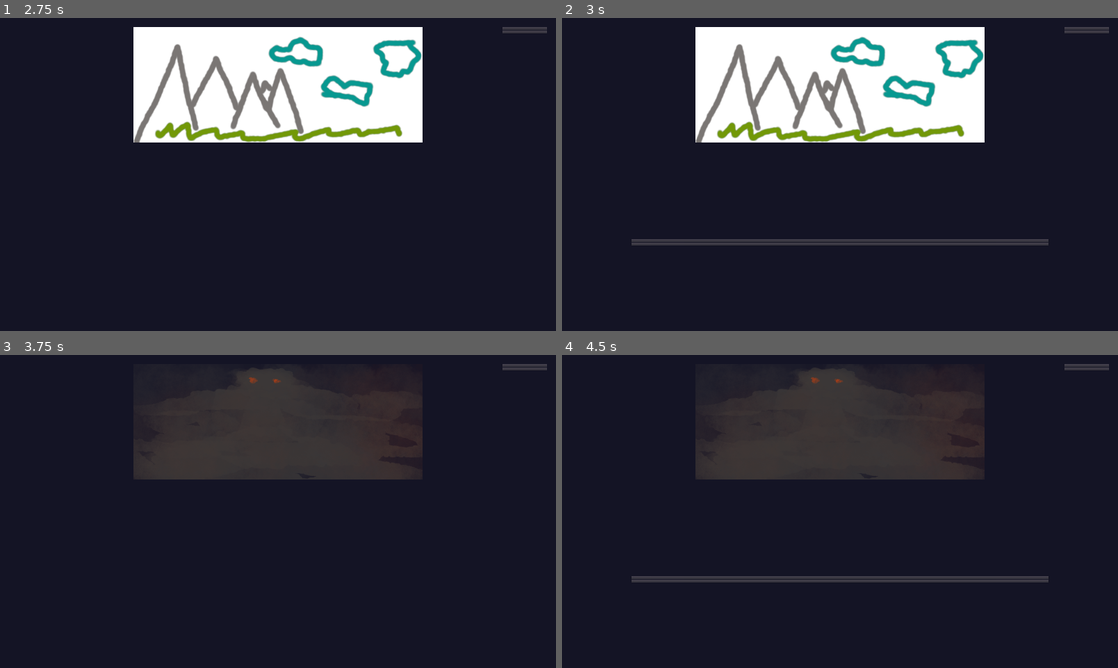
Above: before the commit, frames 1-4 (two rows, left to right).
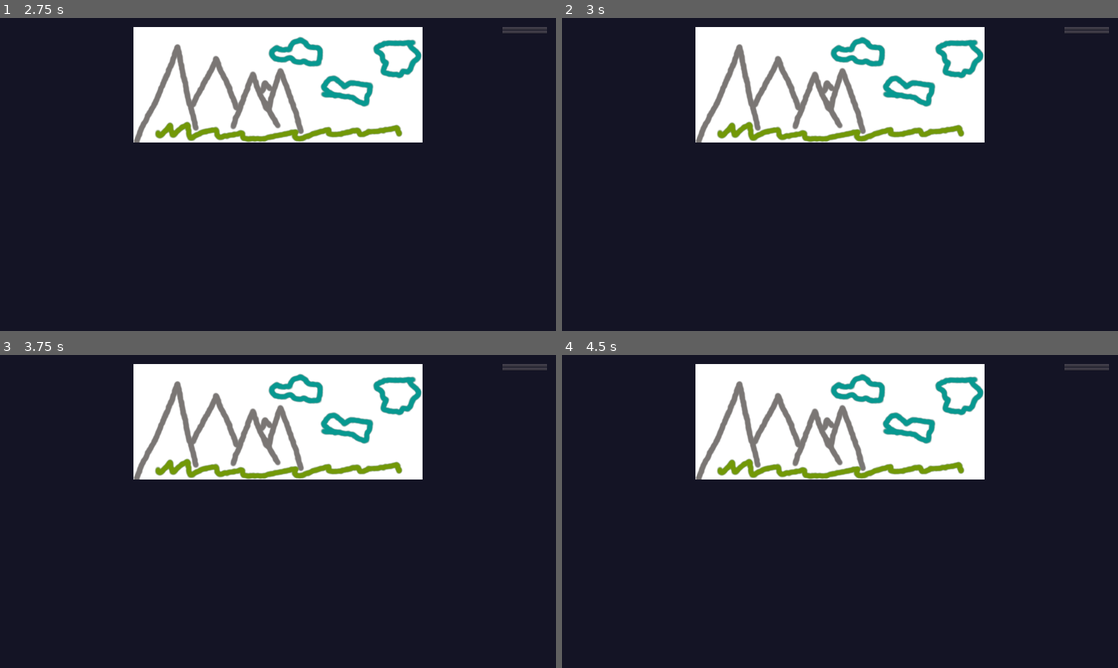
Above: after the commit, the same moments.

Repository: game-jam-team-gut/the-scholar
Game: Godot game, scene res://MainMenu.tscn
Two runs of this game, one before a commit and one after it. Both use one fixed random seed, a clock stepped at 60 frames per second and the inputs below.
Inputs (mouse positions are in pixels of both pictures, inside the frame that each line leads up to):
- Up to frame 1 (2.75 s): click "Play" at 0.5 s; click "MainMenu" at 1.25 s; click "Play" at 2 s
- Up to frame 2 (3 s): tap Enter (ui_accept) at 2.75 s
- Up to frame 3 (3.75 s): tap Enter (ui_accept) at 3.02 s; click (278, 577) at 3.5 s, where only the run before the commit has a clickable "I can try to reason with them."
- Up to frame 4 (4.5 s): tap Enter (ui_accept) at 4.25 s

Frame 1 is identical in both runs. In frame 2, 1.3% of the frame differs, in the area x 12-88%, y 70-73%; in frame 3, 19%; in frame 4, 21%, in the area x 12-88%, y 2-73%.

Commit message:
Remove skipping possibility because of a plugin bug

Diff:
--- a/Event.tscn
+++ b/Event.tscn
@@ -55,6 +55,7 @@
 script = ExtResource( 7 )
 DIALOG = "A cunning  [`c] [^d]noblewoman named Gale [`r][^r]seeks a company of adventurers to expose a corrupt aristocrat who serves Edith the Gargoyle Duchess. However, the party soon finds itself facing a moral quandry.[@end]"
 FONT = "res://EventScreen/StoryFont.tres"
+ADVANCE_ACTION = ""
 CUSTOM_EFFECTS = "res://addons/SyndiBox/custom.gd"
 
 [node name="VBoxContainer" type="VBoxContainer" parent="."]
